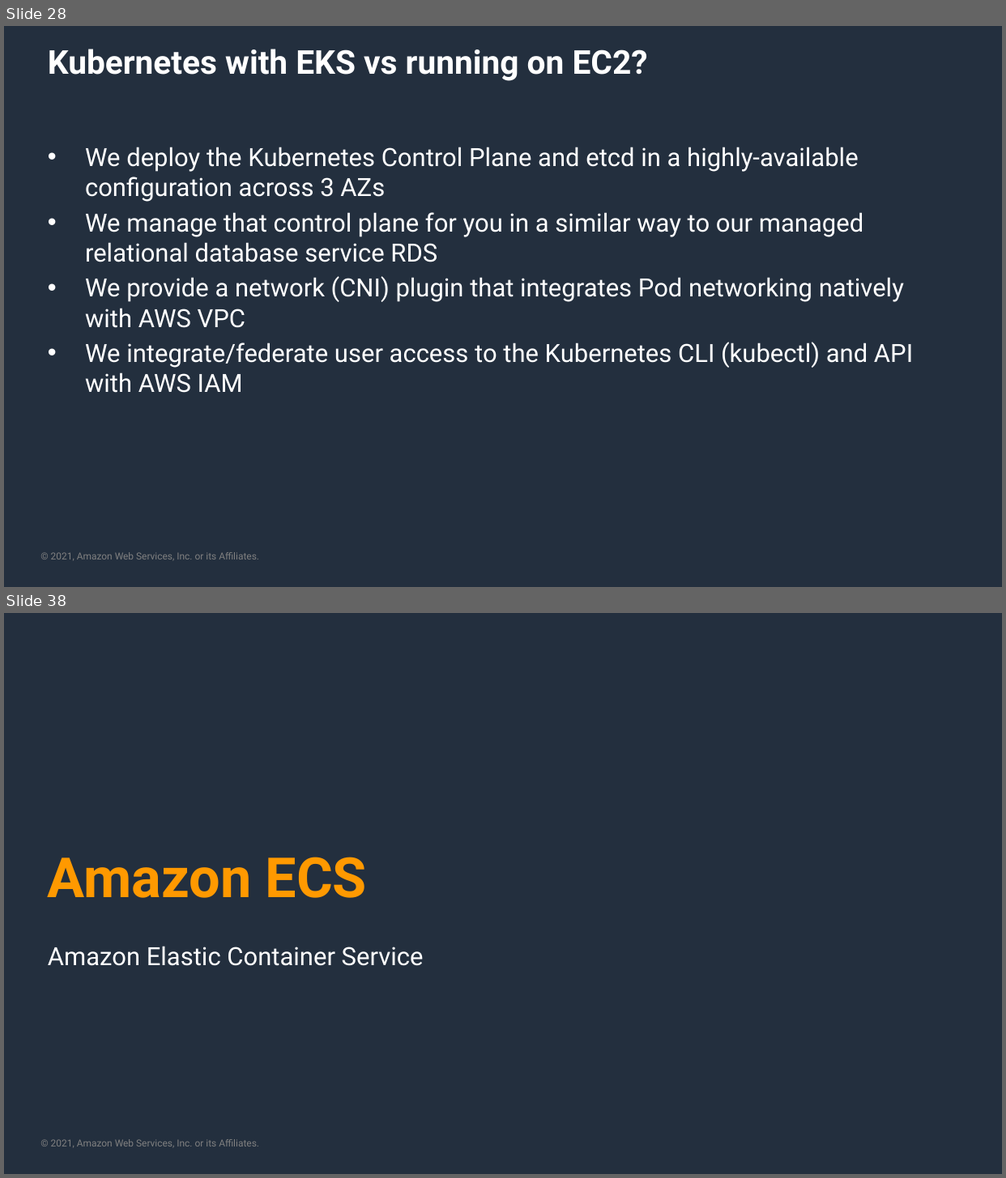
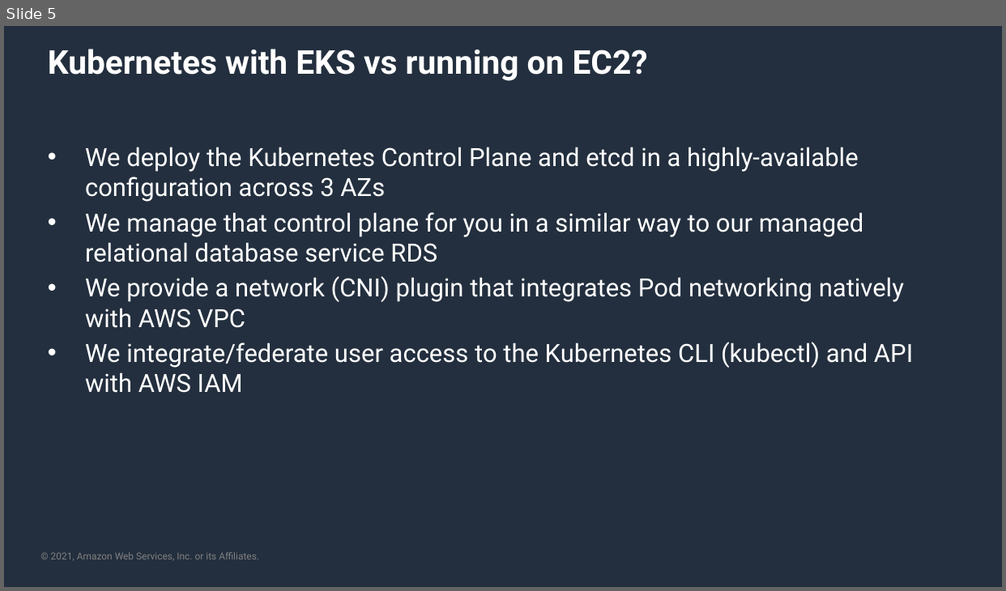
Before and after one commit to aws-samples/semantic-search-using-amazon-aurorapg-pgvector-and-amazon-bedrock, a slide deck: sample-documents/Containers on AWS.pptx. Shown one above the other, each under a label of ours: slides 28 and 38 before the commit, slide 5 after it; the slides between them are not shown. The pictures are 1006x1178 and 1006x591 pixels, drawn with LibreOffice and Linux fonts; fonts in the diff are those of the drawing; background and template pictures are left out. Boxes give left, top, right and bottom in pixels: in the first picture for what was removed or moved away, otherwise in the second. Text is boxed around its words. In the diff, an @@ line names an element or a change of style, - is before the commit and + after.

```diff
--- a/sample-documents/Containers on AWS.pptx
+++ b/sample-documents/Containers on AWS.pptx
@@ slide 38 removed at (4,613,1002,1174), background picture (left out); not listed: 1 template element that a slide beside it also shows @@
@@ title removed at (48,857,367,898) @@
-Amazon ECS
@@ text removed at (48,946,424,966) @@
-Amazon Elastic Container Service
@@ what was slide 28 is now slide 5 @@
```
Also in this commit, not shown: 63 other slides removed.
